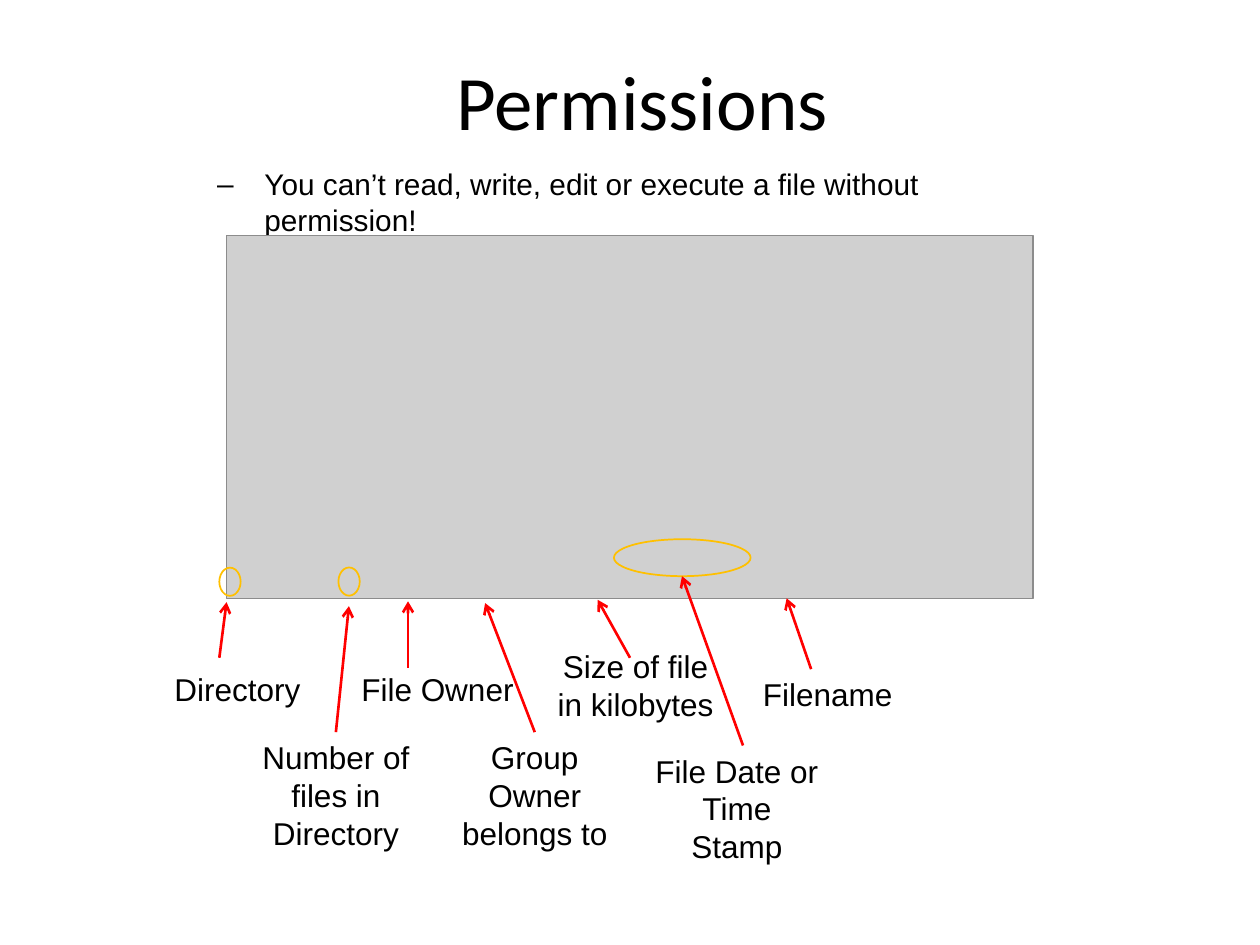
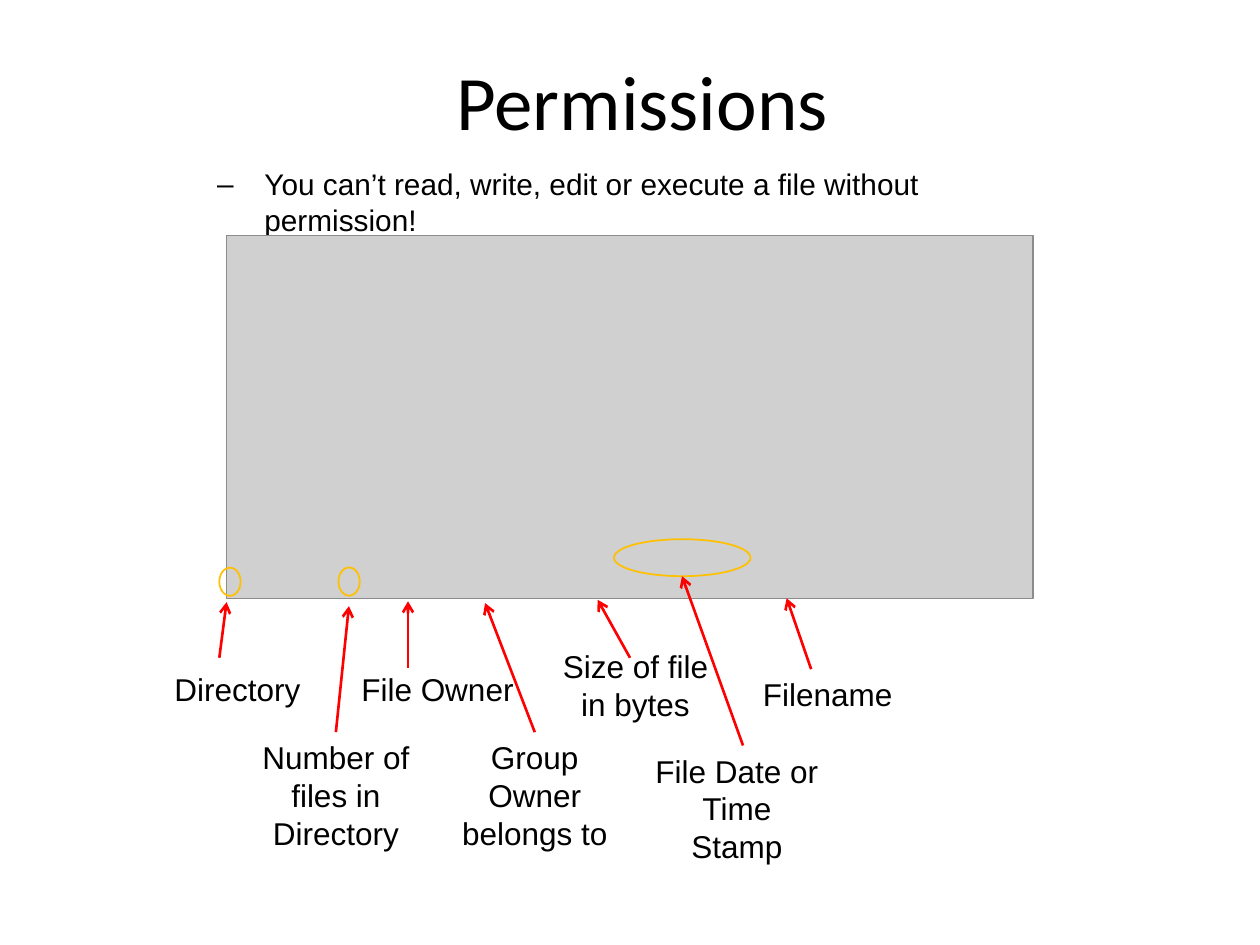
Before and after one commit to MarsUniversity/ece387-robotics, a slide deck: slide 10 of website/block_1_basics/lsn2/lsn2-linux.pptx. Drawn at 1260x945 pixels with LibreOffice and Linux fonts; fonts in the diff are those of the drawing; grey boxes stand for pictures. Boxes give left, top, right and bottom in pixels: in the first picture for what was removed or moved away, otherwise in the second. Text is boxed around its words. In the diff, an @@ line names an element or a change of style, - is before the commit and + after.

```diff
--- a/website/block_1_basics/lsn2/lsn2-linux.pptx
+++ b/website/block_1_basics/lsn2/lsn2-linux.pptx
@@ text at bbox=[563, 655, 708, 722]: text changed @@
-Size of file in kilobytes
+Size of file in bytes
```
Also in this commit, not shown: 9 other slides changed, 5 slides added, 21 other files.
